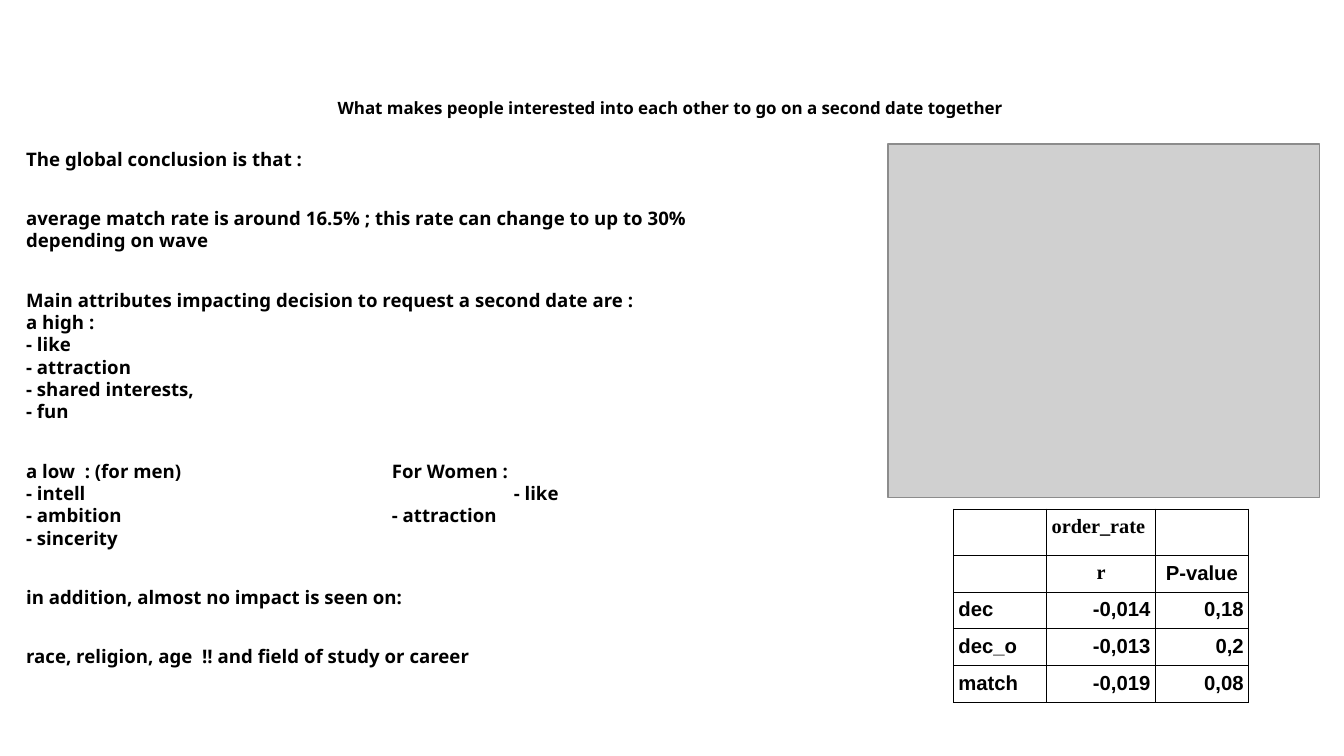
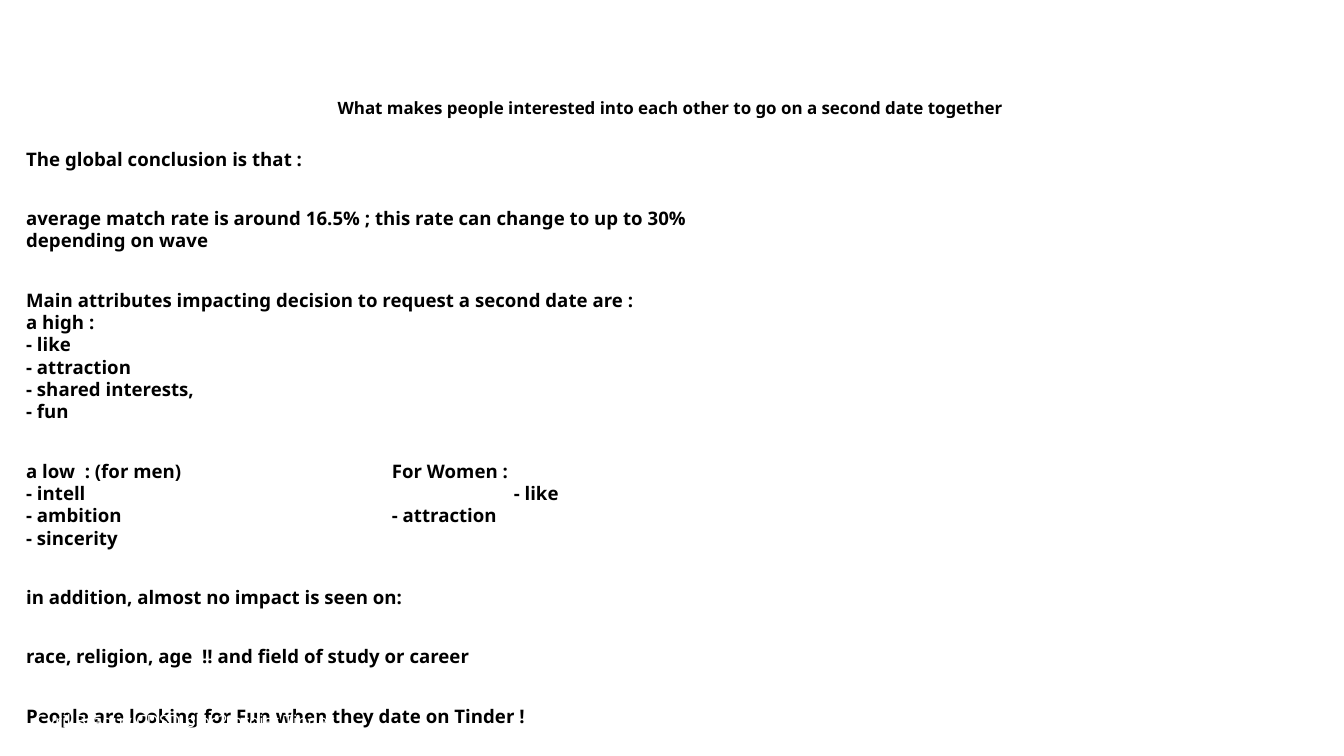
Before and after one commit to cyrilbraguy/Bl2_Tinder, a slide deck: slide 16 of doc/Braguy_CDSD_bl2_tinder.odp (slide 15 before the commit). Drawn at 1344x756 pixels with LibreOffice and Linux fonts; fonts in the diff are those of the drawing; grey boxes stand for pictures; background and template pictures are left out. Boxes give left, top, right and bottom in pixels: in the first picture for what was removed or moved away, otherwise in the second. Text is boxed around its words. In the diff, an @@ line names an element or a change of style, - is before the commit and + after.

```diff
--- a/doc/Braguy_CDSD_bl2_tinder.odp
+++ b/doc/Braguy_CDSD_bl2_tinder.odp
@@ picture removed at box(888, 144, 1320, 498) @@
@@ table removed at box(954, 510, 1248, 697), 5 rows, 3 columns @@
- | order_rate | 
- | r | P-value
-dec | -0,014 | 0,18
-dec_o | -0,013 | 0,2
-match | -0,019 | 0,08
@@ text at box(26, 708, 514, 728): paragraph added @@
+People are looking for Fun when they date on Tinder !
@@ text added at box(36, 711, 335, 728), 10 pt, text #FFFFFF @@
+Cyril Braguy CDSD bloc2 projet Tinder
```
Also in this commit, not shown: 14 other slides changed, 1 slide added, 3 other files.
